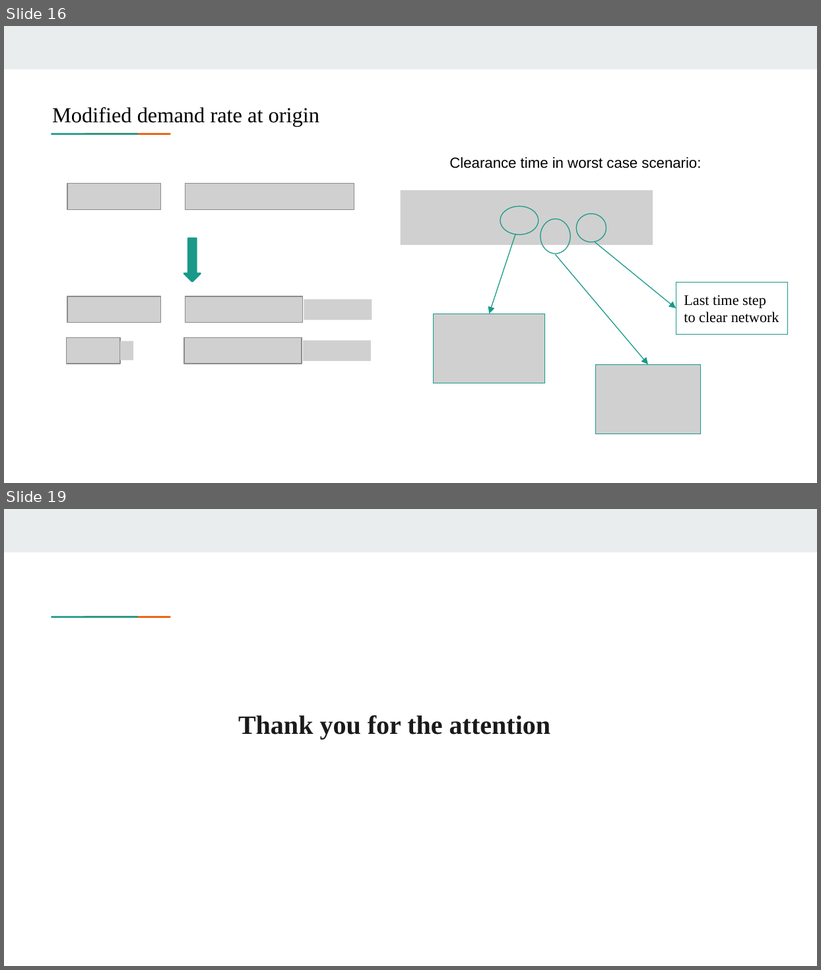
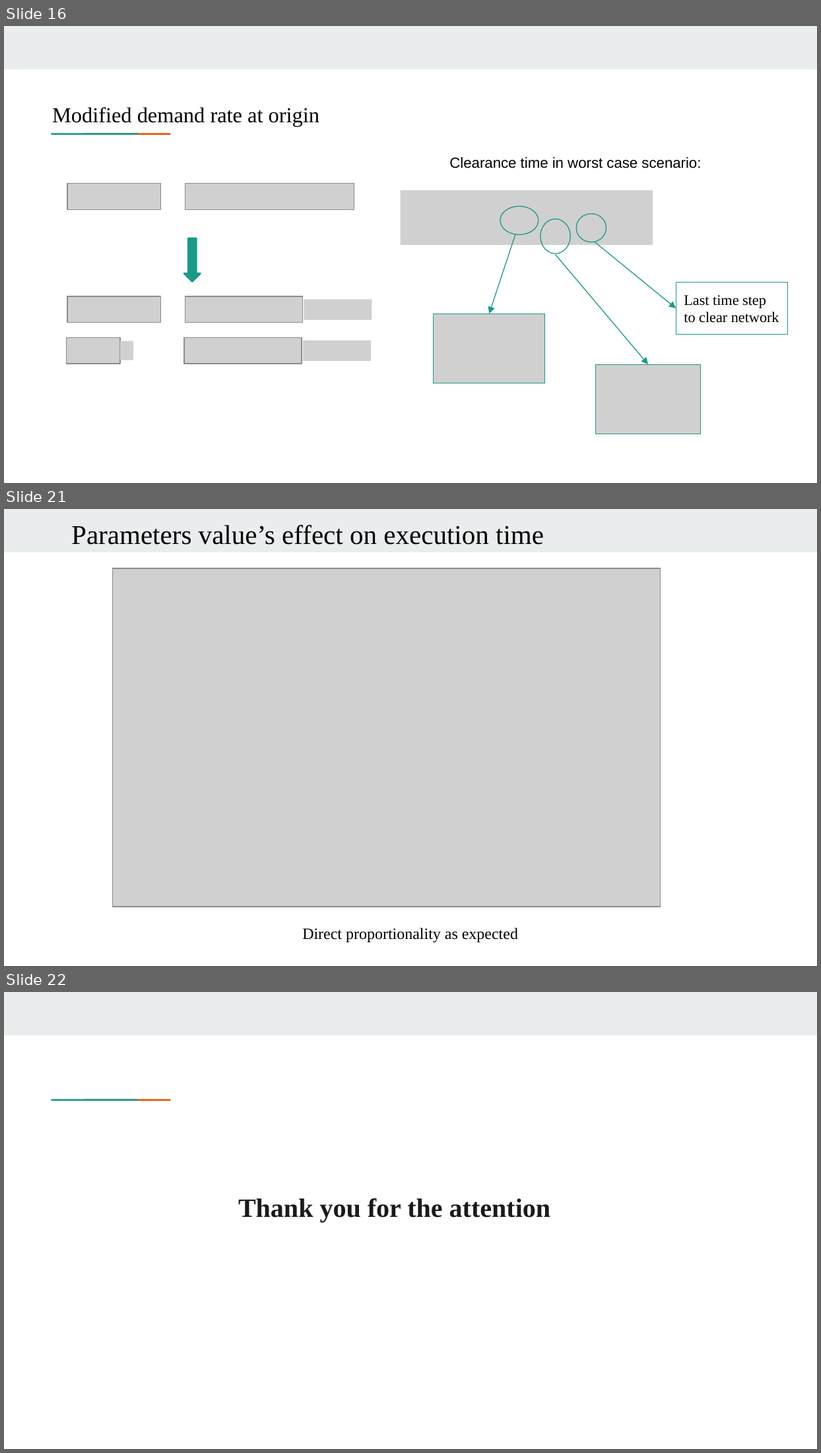
Before and after one commit to saraserafino/WirelessChargingLanes-Optimisation, a slide deck: presentation.pptx. Shown one above the other, each under a label of ours: slides 16 and 19 before the commit, slides 16, 21 and 22 after it; the slides between them are not shown. The pictures are 821x970 and 821x1453 pixels, drawn with LibreOffice and Linux fonts; fonts in the diff are those of the drawing; grey boxes stand for pictures. Boxes give left, top, right and bottom in pixels: in the first picture for what was removed or moved away, otherwise in the second. Text is boxed around its words. In the diff, an @@ line names an element or a change of style, - is before the commit and + after.

```diff
--- a/presentation.pptx
+++ b/presentation.pptx
@@ slide 21 added at [4, 509, 817, 966], background #FFFFFF; not listed: 1 template element that a slide beside it also shows @@
@@ text added at [71, 525, 544, 545], 24 pt, text #000000 @@
+Parameters value’s effect on execution time
@@ picture added at [112, 568, 660, 908] @@
@@ rectangle added at [63, 590, 176, 642], fill #FFFFFF @@
@@ text added at [302, 928, 518, 943], 14 pt, text #000000 @@
+Direct proportionality as expected
@@ what was slide 19 is now slide 22 @@
```
Also in this commit, not shown: 4 slides changed, 2 other slides added.
